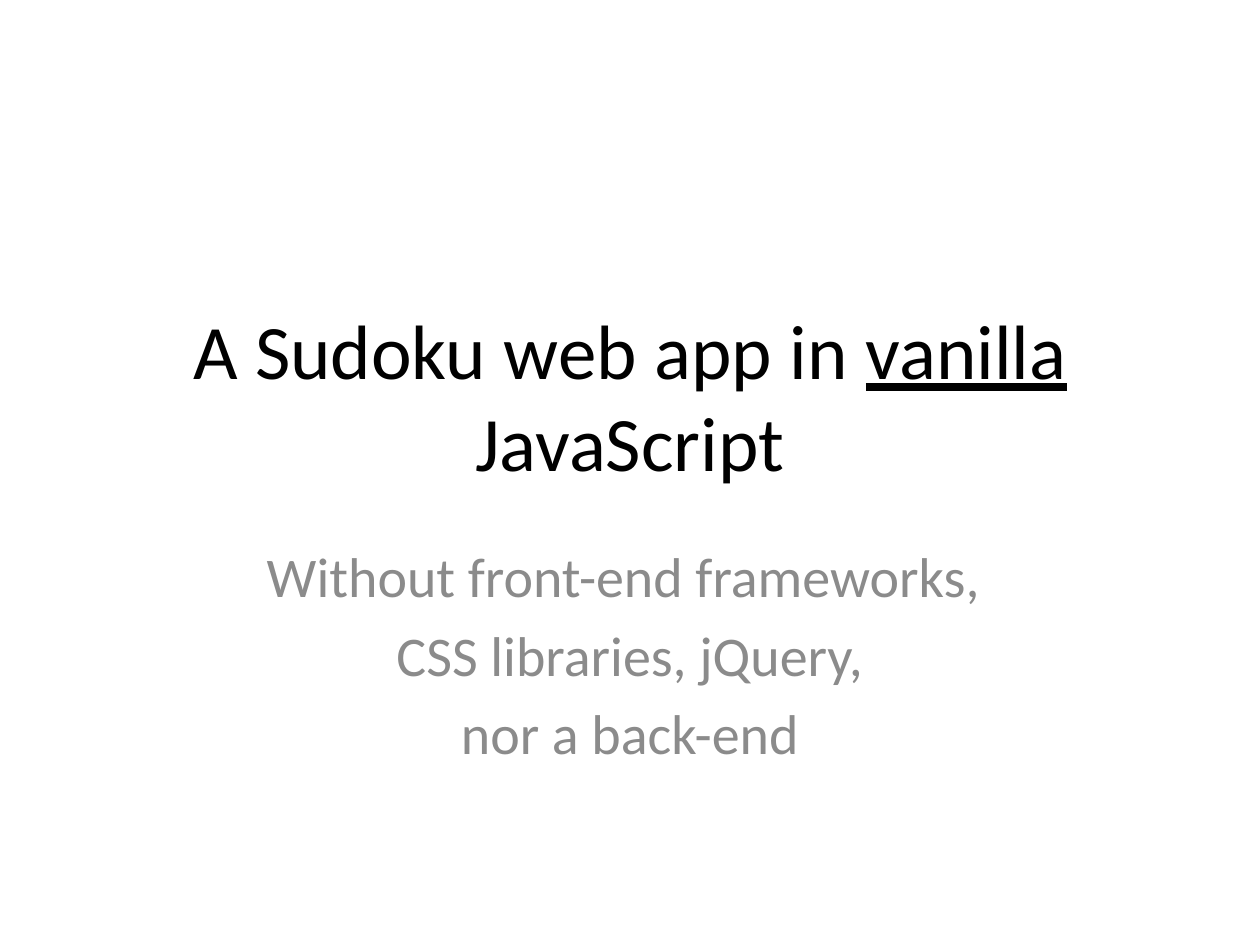
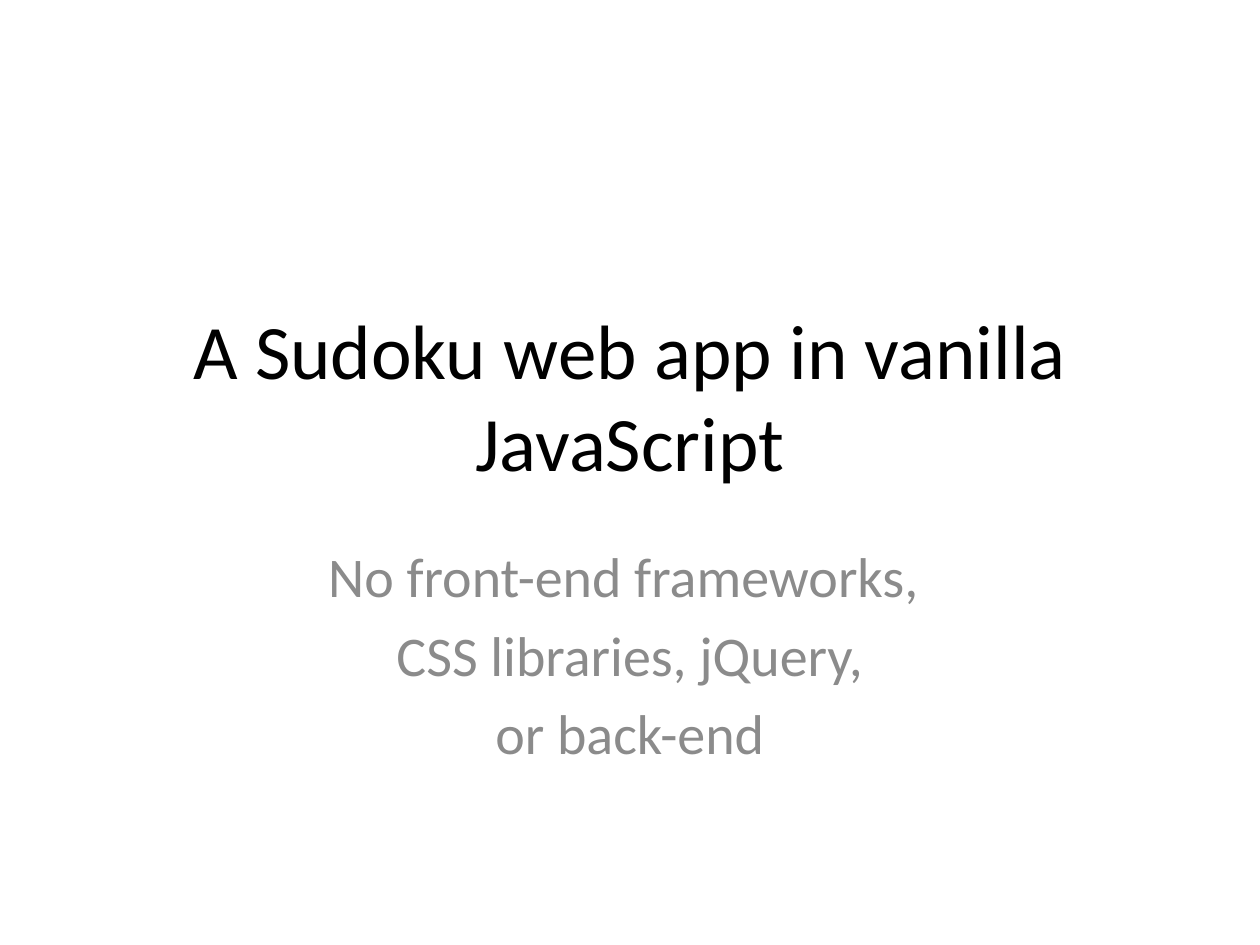
Before and after one commit to folde01/sudoku, a slide deck: slide 1 of docs/presentation.pptx. Drawn at 1260x945 pixels with LibreOffice and Linux fonts; fonts in the diff are those of the drawing. Boxes give left, top, right and bottom in pixels: in the first picture for what was removed or moved away, otherwise in the second. Text is boxed around its words. In the diff, an @@ line names an element or a change of style, - is before the commit and + after.

Commit message:
Updated Powerpoint presentation

```diff
--- a/docs/presentation.pptx
+++ b/docs/presentation.pptx
@@ title "A Sudoku web app in ..." at (x1=193, y1=325, x2=1066, y2=484): underline off in "vanilla" @@
@@ subtitle at (x1=328, y1=558, x2=918, y2=604): text changed @@
-Without front-end frameworks,
+No front-end frameworks,
@@ subtitle at (x1=495, y1=715, x2=764, y2=755): text changed @@
-nor a back-end
+or back-end
```
Also in this commit, not shown: 1 other file.
